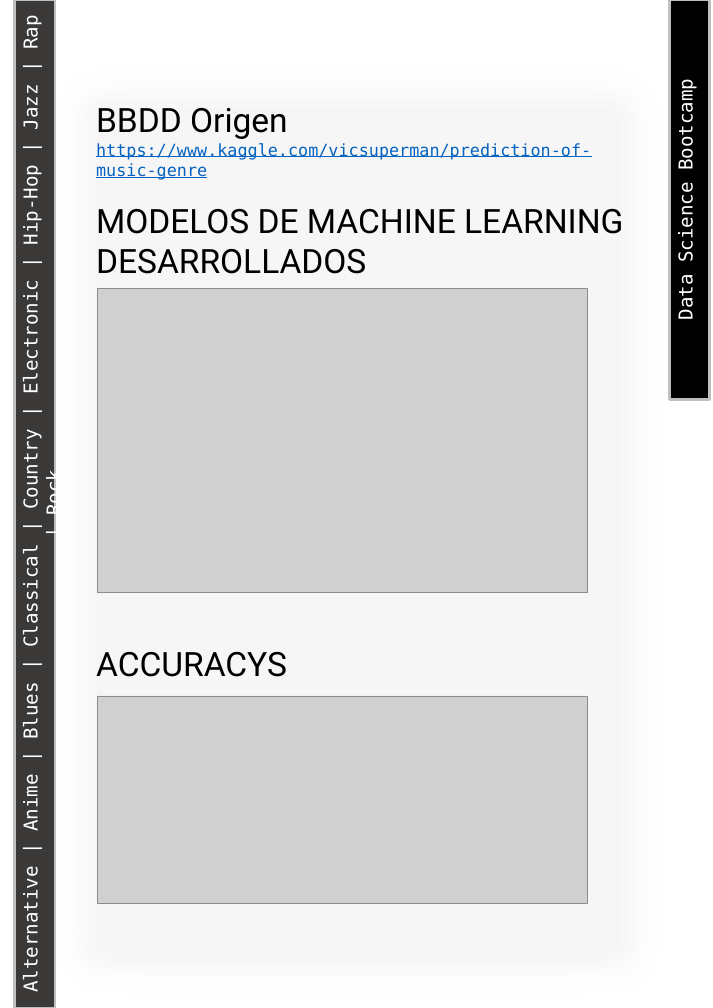
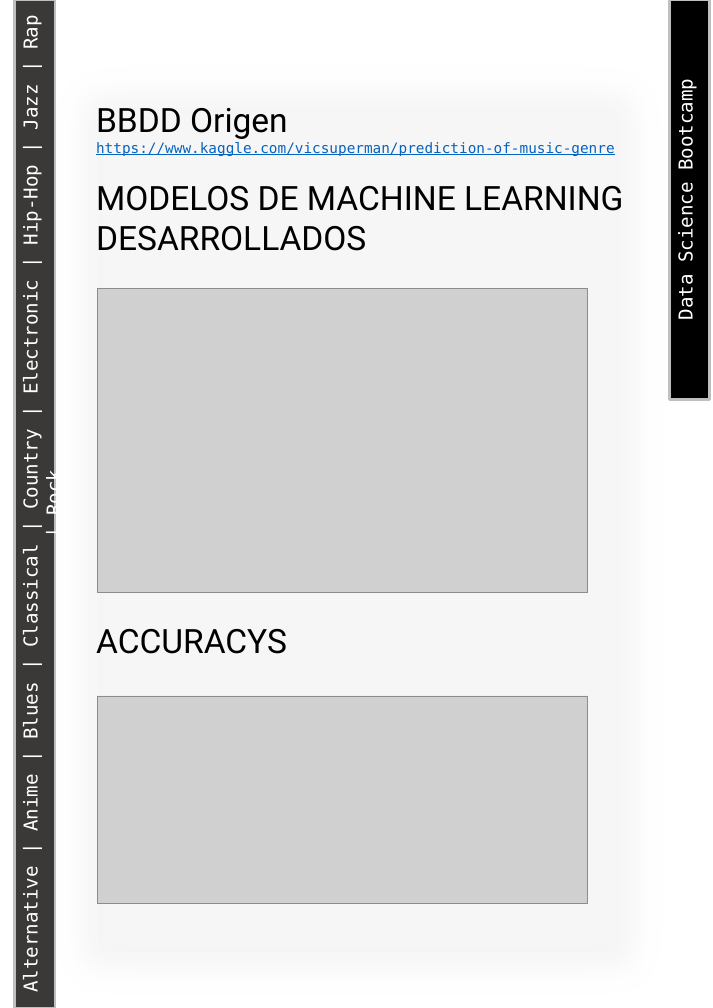
Before and after one commit to TukiBuesa/Machine_and_Deep_Learning_Project, a slide deck: slide 3 of MartaBuesa_Proyecto_ML_memoria.pptx. Drawn at 713x1008 pixels with LibreOffice and Linux fonts; fonts in the diff are those of the drawing; grey boxes stand for pictures; background and template pictures are left out. Boxes give left, top, right and bottom in pixels: in the first picture for what was removed or moved away, otherwise in the second. Text is boxed around its words. In the diff, an @@ line names an element or a change of style, - is before the commit and + after.

```diff
--- a/MartaBuesa_Proyecto_ML_memoria.pptx
+++ b/MartaBuesa_Proyecto_ML_memoria.pptx
@@ text at bbox=[96, 142, 615, 156]: size 14 to 12 pt in "https://www.kaggle.com/vicsuperman/prediction-of-music-genre" @@
```
Also in this commit, not shown: 2 other slides changed, 2 other files.
